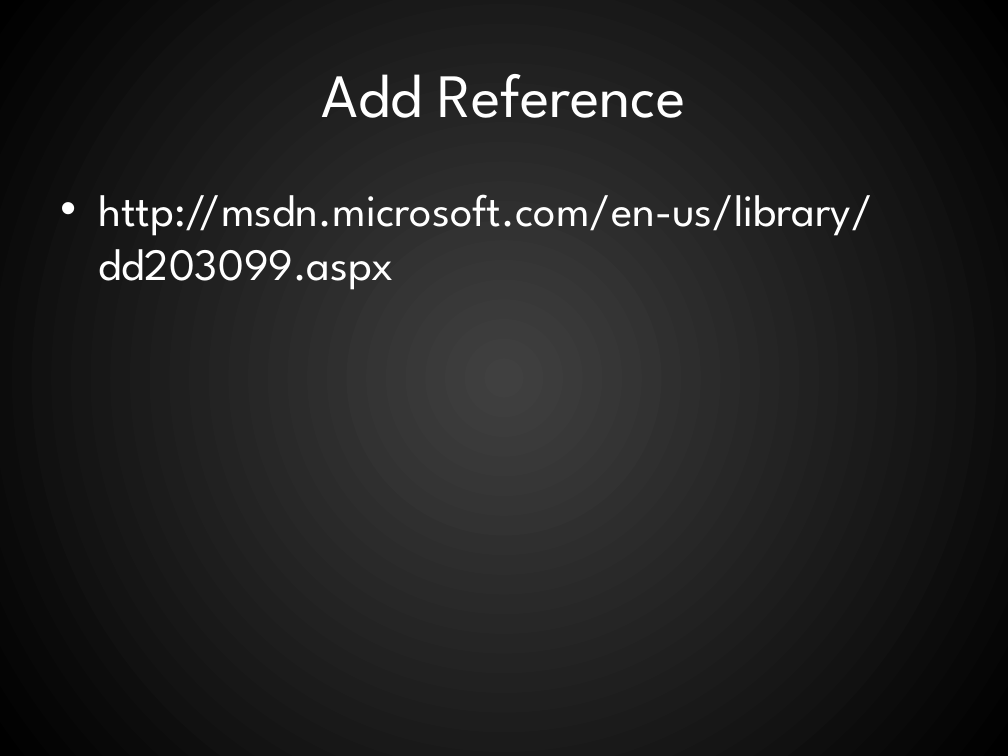
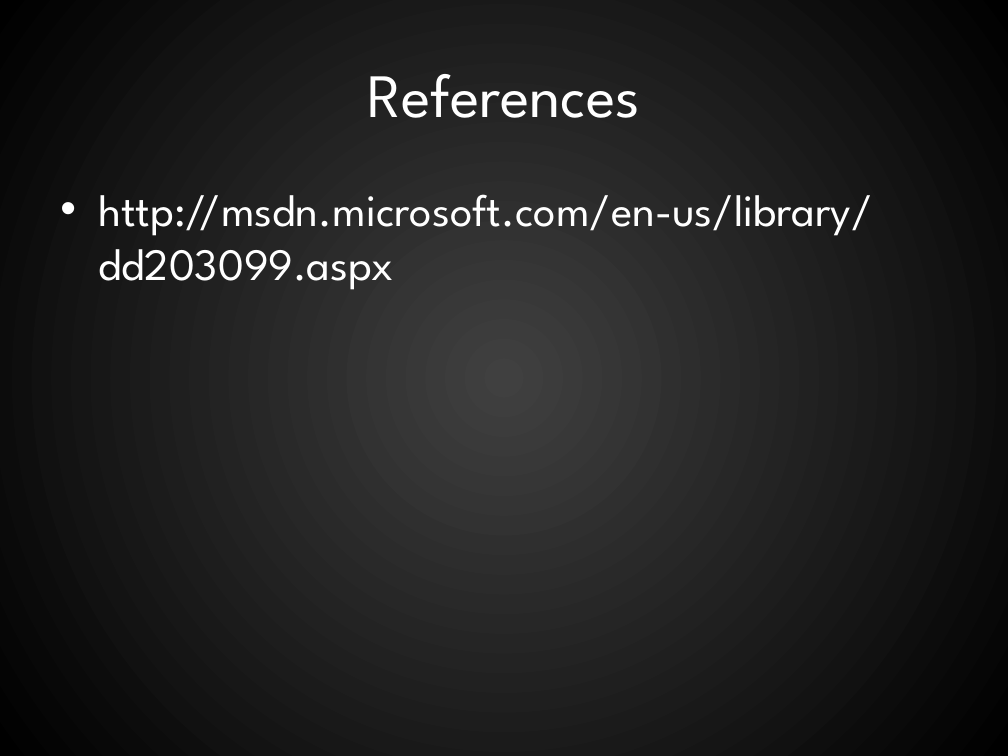
Before and after one commit to RookieOne/WPF-Input-Validation, a slide deck: slide 28 of WPF Validation.pptx (slide 24 before the commit). Drawn at 1008x756 pixels with LibreOffice and Linux fonts; fonts in the diff are those of the drawing. Boxes give left, top, right and bottom in pixels: in the first picture for what was removed or moved away, otherwise in the second. Text is boxed around its words. In the diff, an @@ line names an element or a change of style, - is before the commit and + after.

```diff
--- a/WPF Validation.pptx
+++ b/WPF Validation.pptx
@@ title at [368,74,640,118]: text changed @@
-Add Reference
+References
```
Also in this commit, not shown: 4 slides added, 16 other files.
